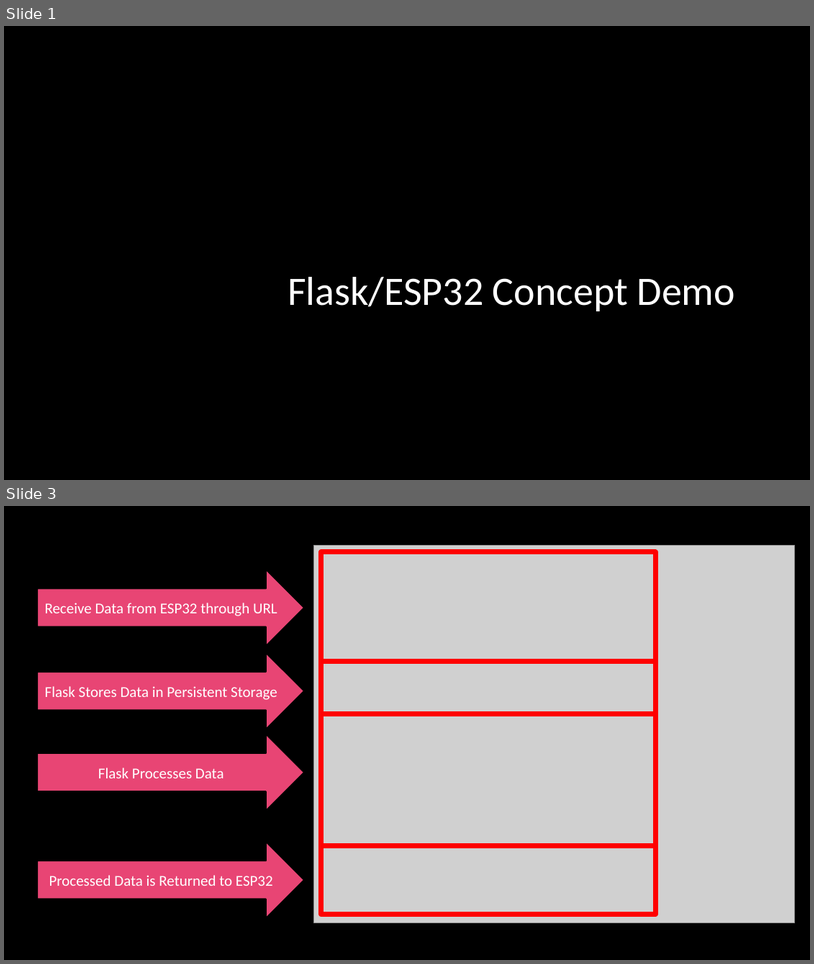
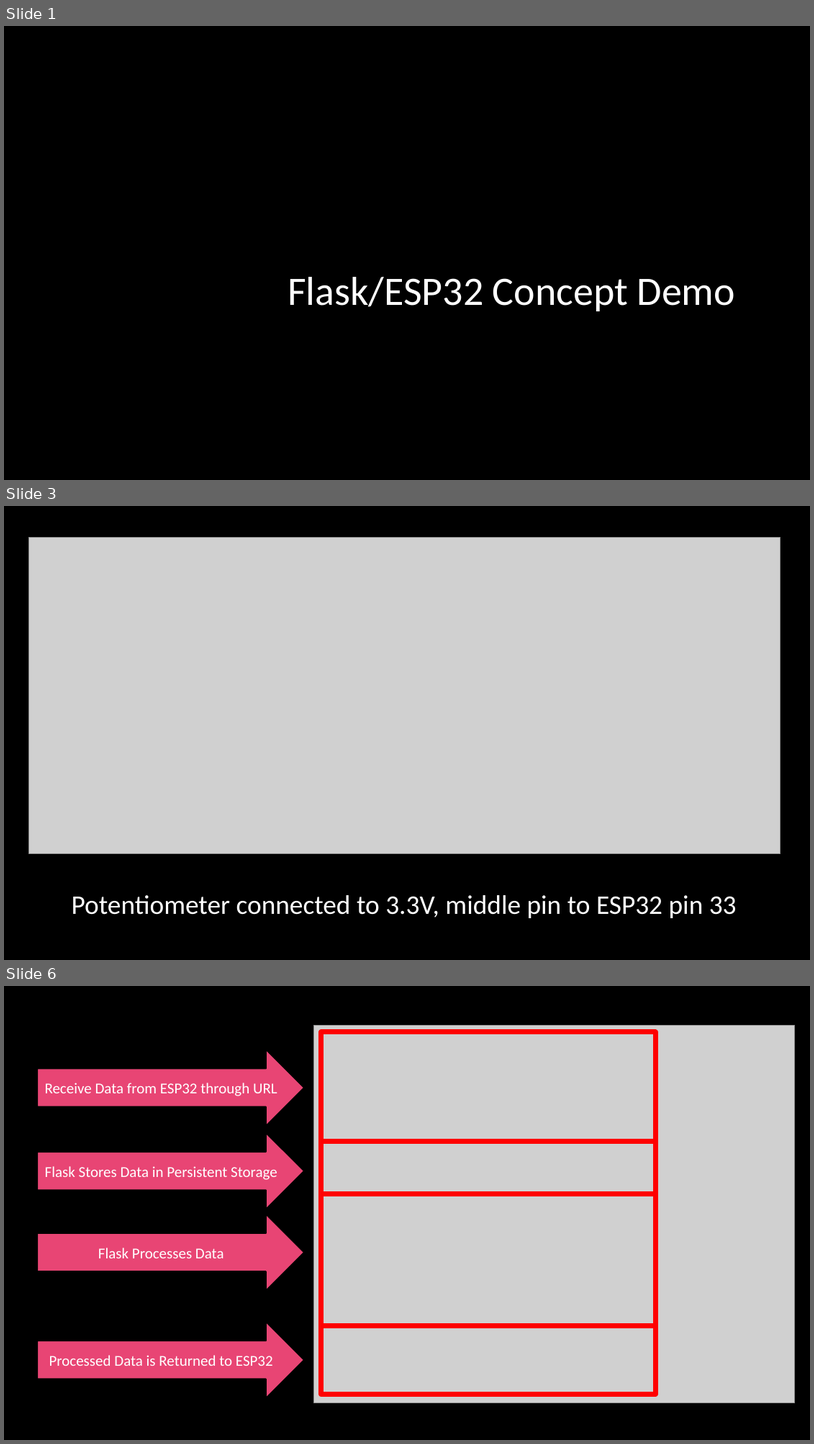
Before and after one commit to uyechi23/FlaskESP32ConceptDemo, a slide deck: FlaskESP32ConceptDemo.pptx. Shown one above the other, each under a label of ours: slides 1 and 3 before the commit, slides 1, 3 and 6 after it; the slides between them are not shown. The pictures are 814x964 and 814x1444 pixels, drawn with LibreOffice and Linux fonts; fonts in the diff are those of the drawing; grey boxes stand for pictures; background and template pictures are left out. Boxes give left, top, right and bottom in pixels: in the first picture for what was removed or moved away, otherwise in the second. Text is boxed around its words. In the diff, an @@ line names an element or a change of style, - is before the commit and + after.

```diff
--- a/FlaskESP32ConceptDemo.pptx
+++ b/FlaskESP32ConceptDemo.pptx
@@ slide 3 added at [4, 506, 810, 960], background picture (left out) @@
@@ picture added at [28, 538, 781, 854] @@
@@ text added at [72, 895, 737, 918], 32 pt, text #FFFFFF @@
+Potentiometer connected to 3.3V, middle pin to ESP32 pin 33
@@ what was slide 3 is now slide 6 @@
```
Also in this commit, not shown: 3 other slides added, 1 slide removed.
